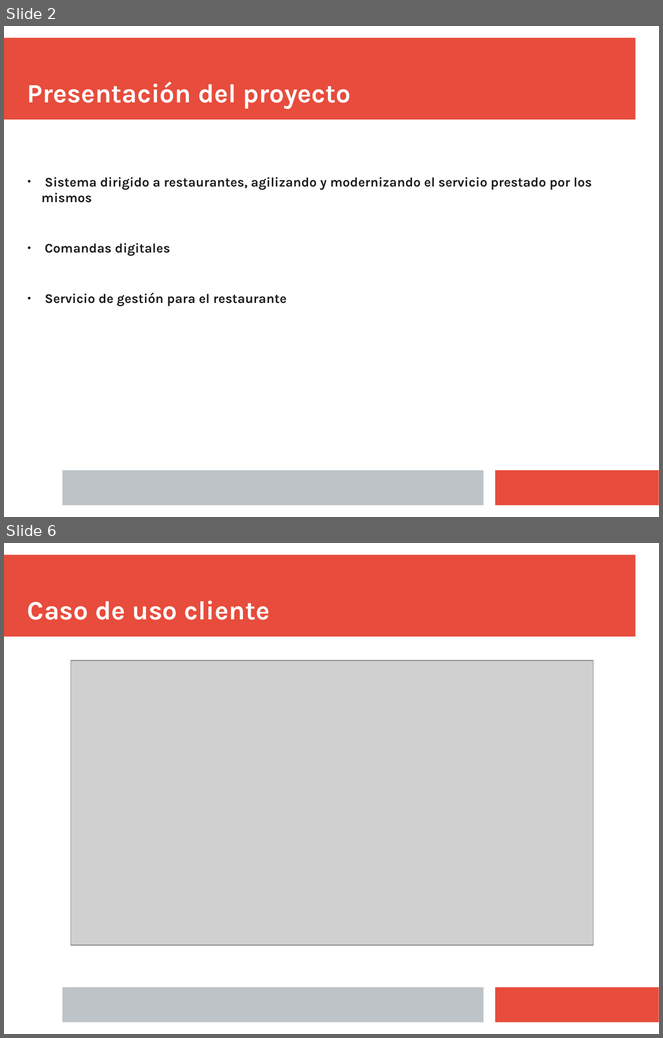
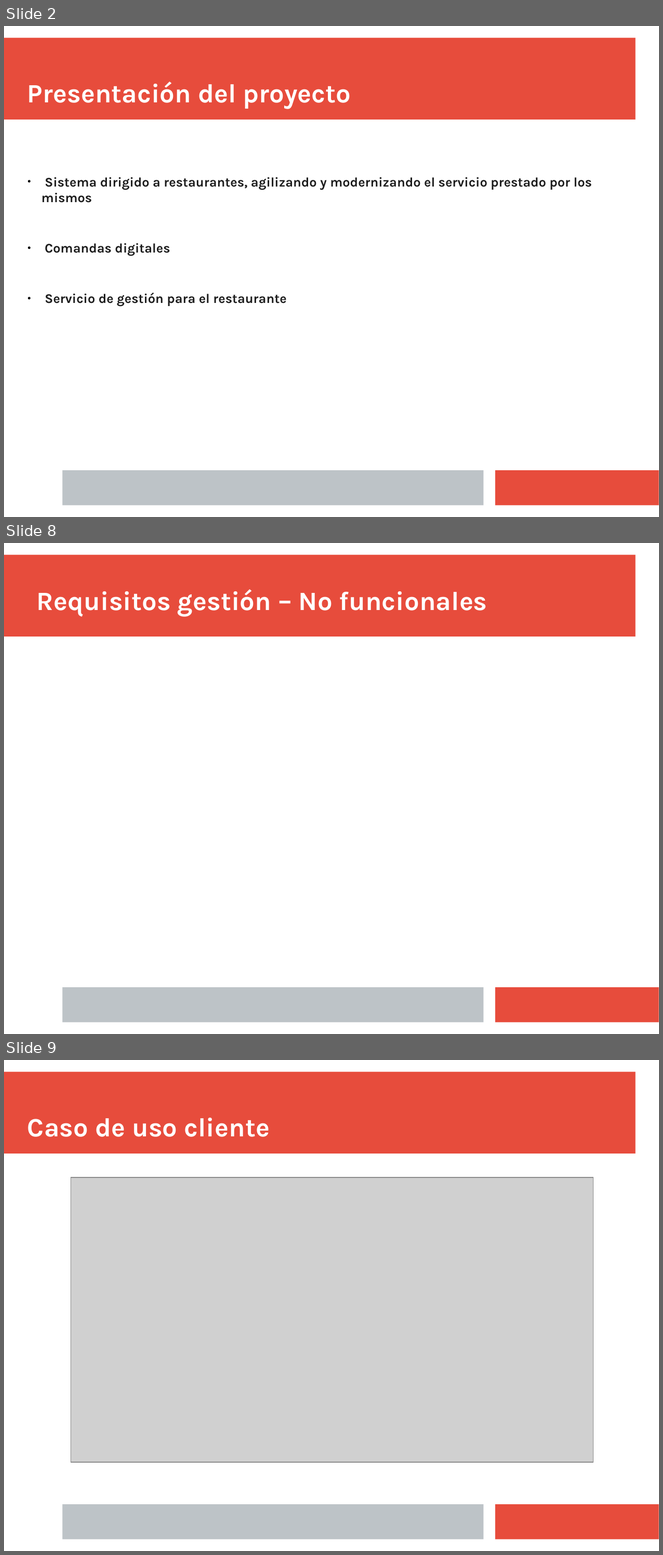
Before and after one commit to Juanba1998/APP-Restaurante, a slide deck: Material/Presentación/presentacion.pptx. Shown one above the other, each under a label of ours: slides 2 and 6 before the commit, slides 2, 8 and 9 after it; the slides between them are not shown. The pictures are 663x1038 and 663x1555 pixels, drawn with LibreOffice and Linux fonts; fonts in the diff are those of the drawing; grey boxes stand for pictures. Boxes give left, top, right and bottom in pixels: in the first picture for what was removed or moved away, otherwise in the second. Text is boxed around its words. In the diff, an @@ line names an element or a change of style, - is before the commit and + after.

```diff
--- a/Material/Presentación/presentacion.pptx
+++ b/Material/Presentación/presentacion.pptx
@@ slide 8 added at <box>4,543,659,1034</box>, background #FFFFFF; not listed: 3 template elements that a slide beside it also shows @@
@@ title added at <box>37,589,488,616</box>, 32 pt, text #FFFFFF, bold @@
+Requisitos gestión – No funcionales
@@ what was slide 6 is now slide 9 @@
```
Also in this commit, not shown: 3 slides changed, 2 other slides added.
